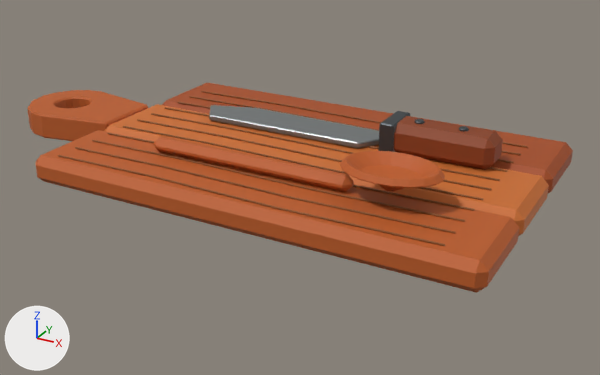
The Blender file src/game/models/castle/props/chopping-tools-set.blend, before and after one commit.
The view is the same before and after, from a 50 mm camera at (0.341, -0.539, 0.257) aimed at (0.043, 0.004, -0.015). Lighting does not change. The marker at lower left points along +X, +Y and +Z. The first picture is the older version.

The older version as bpy lines, for what is in view:
```python
ob_board_hanging_grip = bpy.data.objects.new('Board hanging grip', me_board_hanging_grip)
ob_board_hanging_grip.location = (-0.1925, 0.0, 0.0)
ob_joined_oak_board_plank_1 = bpy.data.objects.new('Joined oak board plank 1', me_cube_001)
ob_joined_oak_board_plank_1.location = (0.0525, -0.079, 0.011)
ob_joined_oak_board_plank_2 = bpy.data.objects.new('Joined oak board plank 2', me_cube_002)
ob_joined_oak_board_plank_2.location = (0.0525, 0.0, 0.011)
ob_joined_oak_board_plank_3 = bpy.data.objects.new('Joined oak board plank 3', me_cube_003)
ob_joined_oak_board_plank_3.location = (0.0525, 0.079, 0.011)
ob_knife_iron_bolster = bpy.data.objects.new('Knife iron bolster', me_cube_005)
ob_knife_iron_bolster.location = (0.1105, 0.034, 0.034)
ob_knife_oak_handle = bpy.data.objects.new('Knife oak handle', me_cube_004)
ob_knife_oak_handle.location = (0.1505, 0.034, 0.034)
ob_spoon_tapered_rounded_handle = bpy.data.objects.new('Spoon tapered rounded handle', me_cube_006)
ob_spoon_tapered_rounded_handle.location = (0.0345, -0.06, 0.028)
ob_wooden_stirring_spoon_scoop = bpy.data.objects.new('Wooden stirring spoon scoop', me_wooden_stirring_spoon_scoop)
ob_wooden_stirring_spoon_scoop.location = (0.0525, 0.0, 0.0)
# also in view: 'Oak grain accent.002' at (0.048, -0.068, 0.023); 'Oak grain accent.004' at (0.048, -0.031, 0.023); 'Kitchen knife forged blade' at (0.022, 0.035, 0.025); 'Oak grain accent.006' at (0.048, 0.007, 0.023); 'Oak grain accent.001' at (0.048, -0.088, 0.023)
```
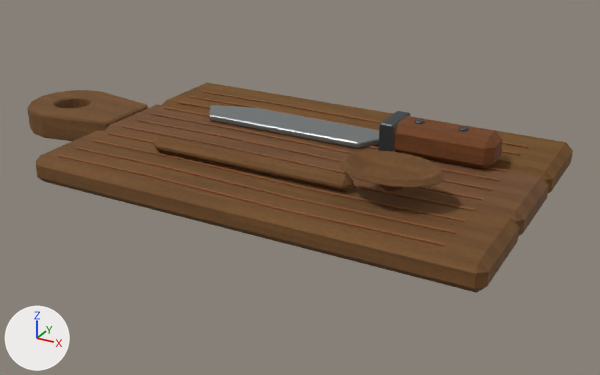
Boxes (x1, y1, x2, y2) around the edits, measured in the pictures (600 x 375 px):
'Joined oak board plank 1', surface changed (orange to brown)
    both: (36, 130, 519, 293)
'Joined oak board plank 2', surface changed (orange to brown)
    both: (104, 104, 549, 236)
'Joined oak board plank 3', surface changed
    both: (162, 83, 573, 193)
'Board hanging grip', surface changed (orange to brown)
    both: (27, 90, 148, 141)
'Knife oak handle', surface changed
    both: (394, 116, 503, 170)
'Spoon tapered rounded handle', surface changed (orange to brown)
    both: (154, 136, 354, 192)
'Wooden stirring spoon scoop', surface changed (orange to brown)
    both: (340, 151, 445, 192)

The change, as a list of edits to the scene's bpy script:
```text
Add img_dry_timber_grain:
    img_dry_timber_grain = load_image('Dry timber grain', '_unpacked/Dry_timber_grain', 256, 512, 'sRGB')
Change mat_warm_game_oak:
    remove # nodes: BsdfPrincipled, OutputMaterial
    remove # colours: orange #bc5b21
    nodes: BsdfPrincipled, MixRGB, OutputMaterial, TexImage, UVMap
    colours: pale yellow #ffffdc
    uses the picture img_dry_timber_grain
Change mat_honey_oak_stave:
    remove # nodes: BsdfPrincipled, OutputMaterial
    remove # colours: orange #cb6e2c
    nodes: BsdfPrincipled, MixRGB, OutputMaterial, TexImage, UVMap
    colours: white #ffffff
    uses the picture img_dry_timber_grain
Change mat_burnt_oak_stave:
    remove # nodes: BsdfPrincipled, OutputMaterial
    remove # colours: brown #a64b18
    nodes: BsdfPrincipled, MixRGB, OutputMaterial, TexImage, UVMap
    colours: beige #ffffaf
    uses the picture img_dry_timber_grain
Change mat_dark_oak_grip:
    remove # nodes: BsdfPrincipled, OutputMaterial
    remove # colours: brown #893d14
    nodes: BsdfPrincipled, MixRGB, OutputMaterial, TexImage, UVMap
    colours: beige #ffdb9d
    uses the picture img_dry_timber_grain
```
